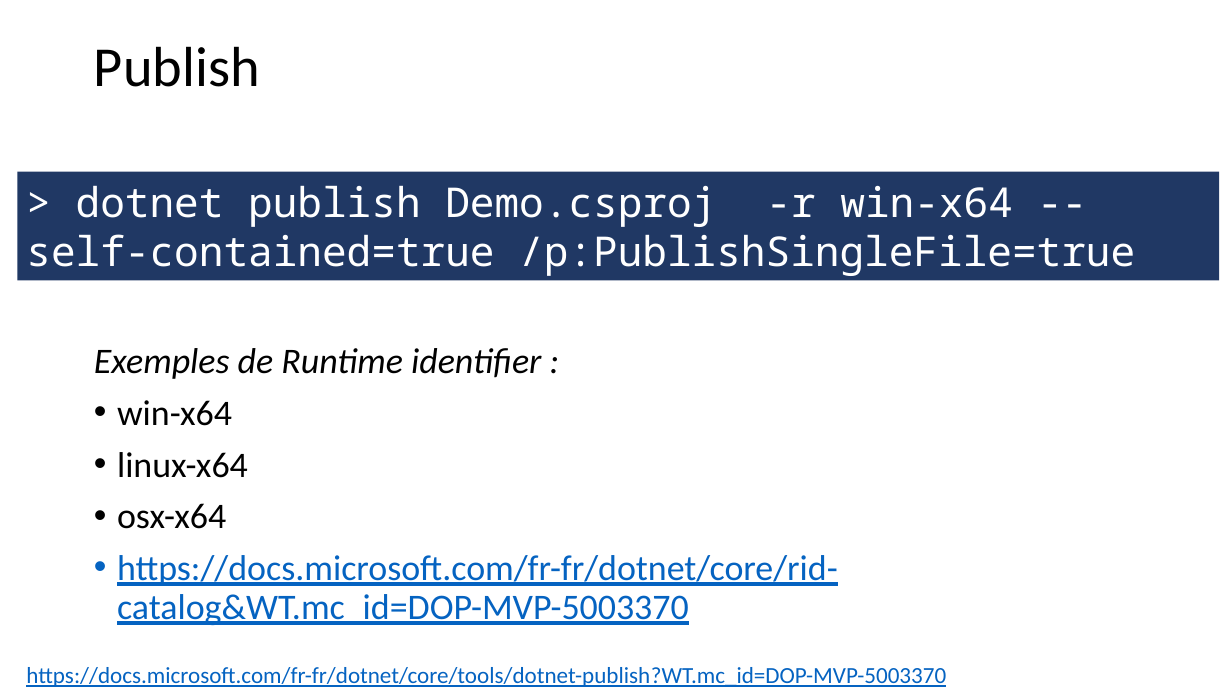
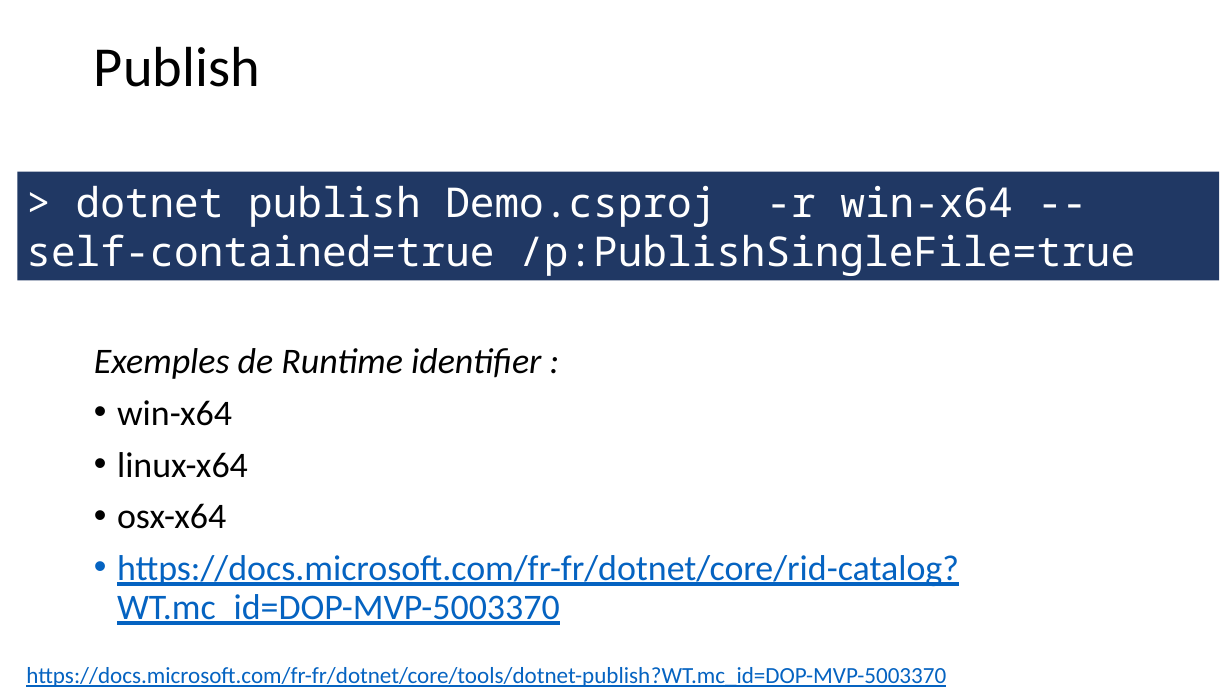
Before and after one commit to guillaume-chervet/course.dotnet, a slide deck: slide 36 of documentations/dotnet6.pptx. Drawn at 1232x693 pixels with LibreOffice and Linux fonts; fonts in the diff are those of the drawing. Boxes give left, top, right and bottom in pixels: in the first picture for what was removed or moved away, otherwise in the second. Text is boxed around its words. In the diff, an @@ line names an element or a change of style, - is before the commit and + after.

Commit message:
update

```diff
--- a/documentations/dotnet6.pptx
+++ b/documentations/dotnet6.pptx
@@ text at (x1=117, y1=555, x2=959, y2=625): text changed @@
-• https://docs.microsoft.com/fr-fr/dotnet/core/rid-catalog&WT.mc_id=DOP-MVP-5003370
+• https://docs.microsoft.com/fr-fr/dotnet/core/rid-catalog?WT.mc_id=DOP-MVP-5003370
```
Also in this commit, not shown: 1 other slide changed, 1 slide added.
